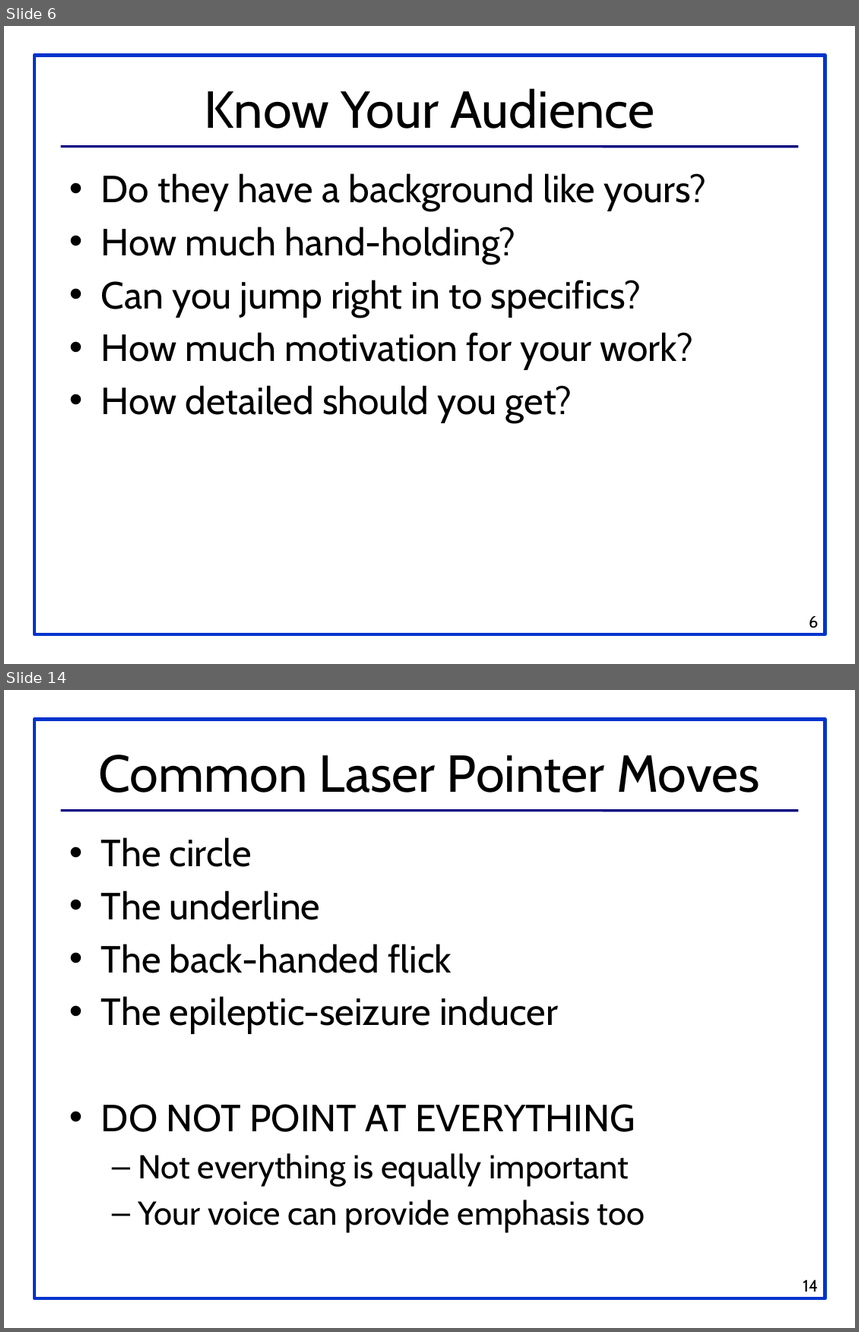
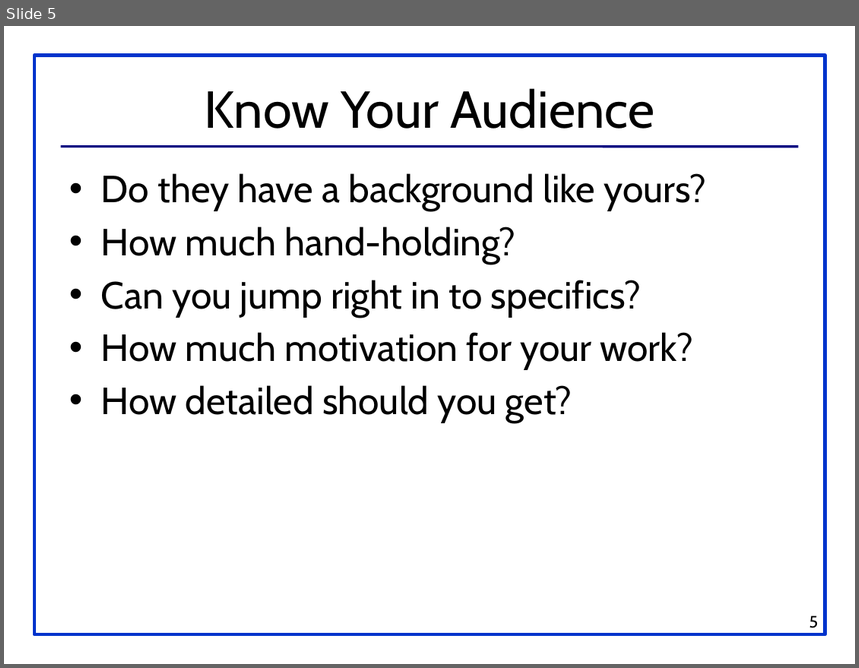
Before and after one commit to alextesy/Hackaton, a slide deck: PresentationGuide.pptx. Shown one above the other, each under a label of ours: slides 6 and 14 before the commit, slide 5 after it; the slides between them are not shown. The pictures are 859x1332 and 859x668 pixels, drawn with LibreOffice and Linux fonts; fonts in the diff are those of the drawing. Boxes give left, top, right and bottom in pixels: in the first picture for what was removed or moved away, otherwise in the second. Text is boxed around its words. In the diff, an @@ line names an element or a change of style, - is before the commit and + after.

```diff
--- a/PresentationGuide.pptx
+++ b/PresentationGuide.pptx
@@ slide 14 removed at <box>4,690,855,1328</box>, background #FFFFFF; not listed: 2 template elements that a slide beside it also shows @@
@@ title removed at <box>99,755,759,793</box> @@
-Common Laser Pointer Moves
@@ text removed at <box>101,837,645,1233</box> @@
-• The circle
-• The underline
-• The back-handed flick
-• The epileptic-seizure inducer
-• DO NOT POINT AT EVERYTHING
-  – Not everything is equally important
-  – Your voice can provide emphasis too
@@ page number removed at <box>803,1280,818,1292</box> @@
-14
@@ what was slide 6 is now slide 5 @@
@@ page number at <box>810,616,819,629</box>: text changed @@
-6
+5
```
Also in this commit, not shown: 3 slides changed, 45 other slides removed, 1 other file.
